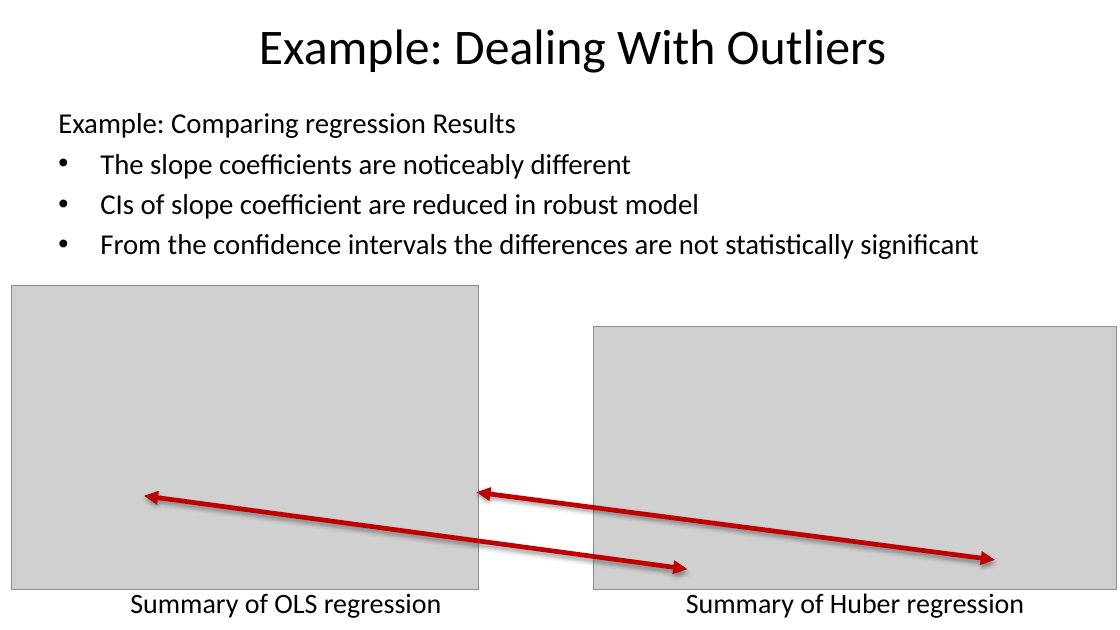
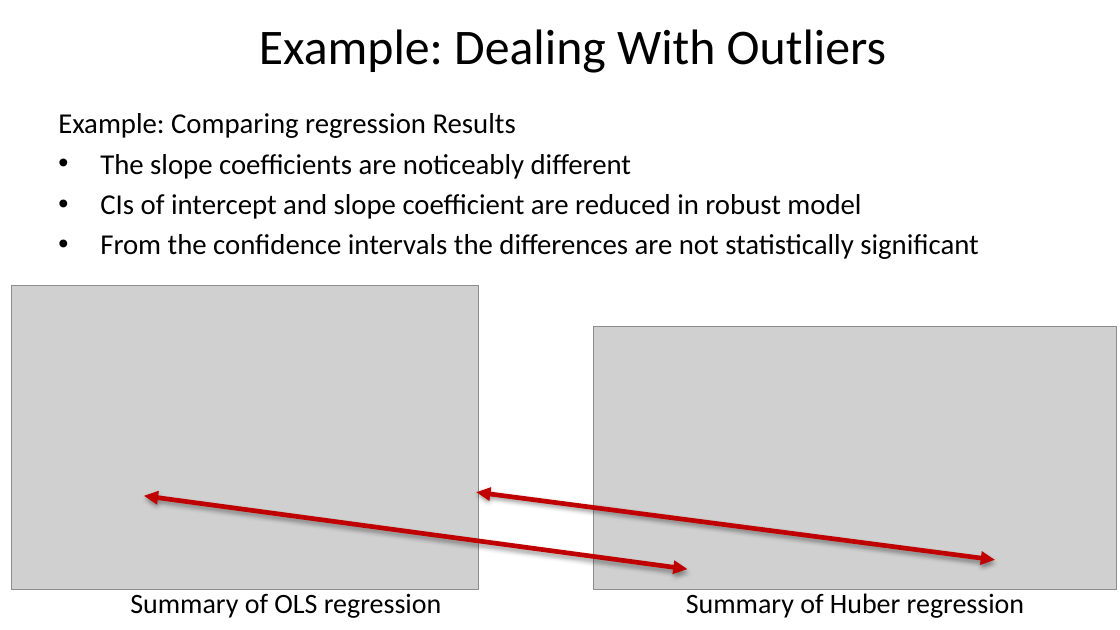
Before and after one commit to StephenElston/CSCI-E-83, a slide deck: slide 51 of LectureSlides/10b_ModelsFor OutliersAndOverdispersion.pptx. Drawn at 1120x630 pixels with LibreOffice and Linux fonts; fonts in the diff are those of the drawing; grey boxes stand for pictures. Boxes give left, top, right and bottom in pixels: in the first picture for what was removed or moved away, otherwise in the second. Text is boxed around its words. In the diff, an @@ line names an element or a change of style, - is before the commit and + after.

```diff
--- a/LectureSlides/10b_ModelsFor OutliersAndOverdispersion.pptx
+++ b/LectureSlides/10b_ModelsFor OutliersAndOverdispersion.pptx
@@ text at box(100, 194, 861, 219): text changed @@
-• CIs of slope coefficient are reduced in robust model
+• CIs of intercept and slope coefficient are reduced in robust model
```
Also in this commit, not shown: 6 other slides changed.
